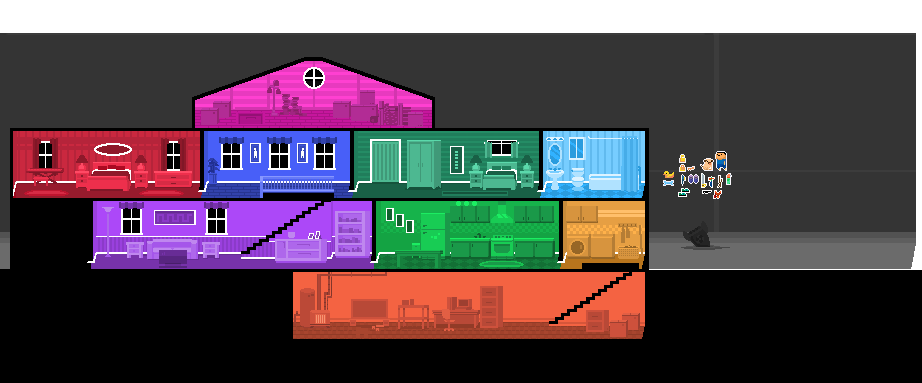
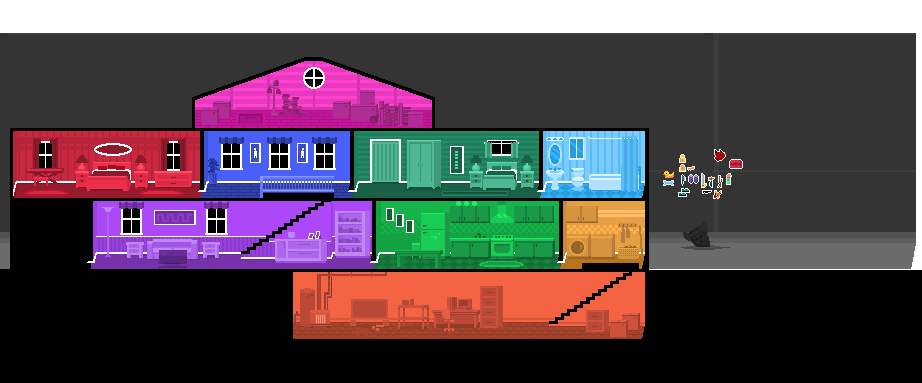
Layered file, before and after one edit (922 x 383). Changes by layer:
painted on "icon" over [left=682, top=149, right=743, bottom=198]
hid "ent" over [left=700, top=151, right=727, bottom=171]
